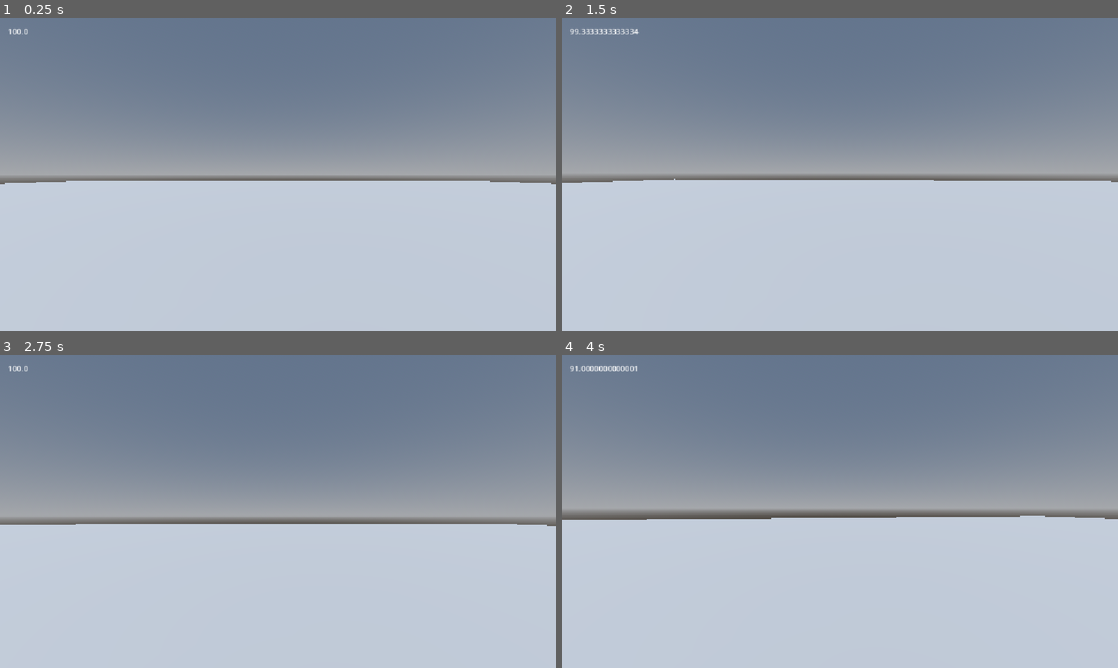
Above: before the commit, frames 1-4 (two rows, left to right).
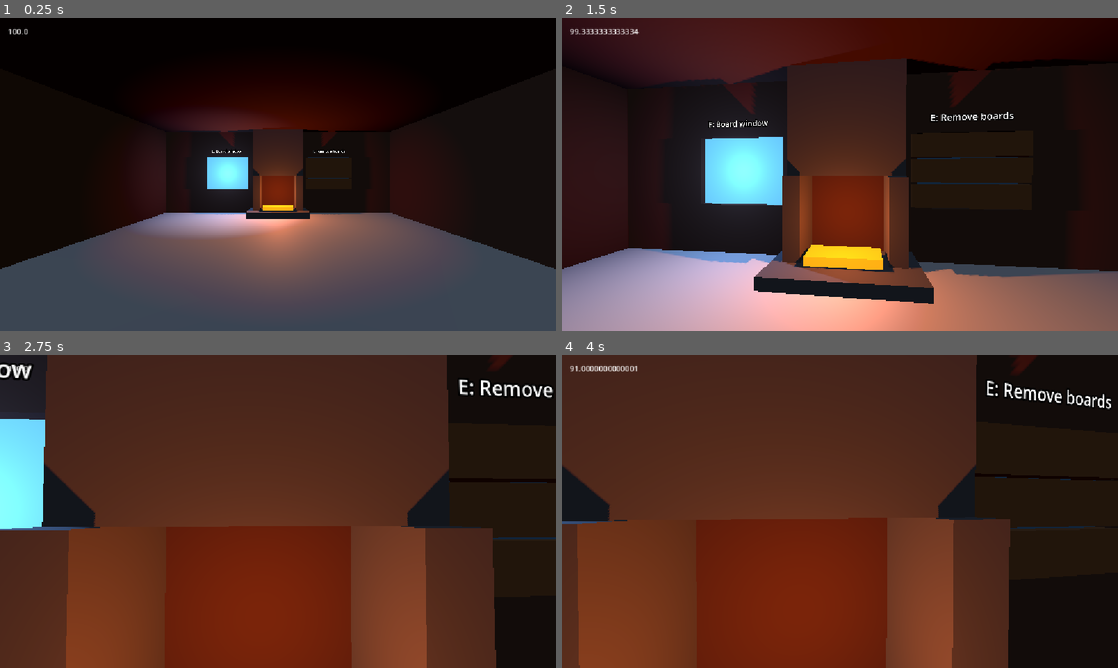
Above: after the commit, the same moments.

Repository: EarthDeparture/brave_and_cold
Game: Godot game, scene res://scenes/main.tscn
Two runs of this game, one before a commit and one after it. Both use one fixed random seed, a clock stepped at 60 frames per second and the inputs below.
Inputs (mouse positions are in pixels of both pictures, inside the frame that each line leads up to):
- Up to frame 1 (0.25 s): no input
- Up to frame 2 (1.5 s): tap Enter at 0.5 s; move the mouse to (867, 174) at 0.52 s; hold E (interact, bound only after the commit) 0.53-1.28 s; hold W (move_up) from 0.53 s (still down); click (867, 174) at 0.67 s; move the mouse to (812, 174) at 1.27 s; tap Shift (sprint) at 1.35 s; click (812, 174) at 1.42 s
- Up to frame 3 (2.75 s): keep holding W (move_up); tap E (interact, bound only after the commit) at 1.55 s; move the mouse to (289, 505) at 2.02 s; hold E (interact, bound only after the commit) from 2.03 s (still down); click (289, 505) at 2.17 s
- Up to frame 4 (4 s): keep holding W (move_up); move the mouse to (834, 517) at 2.77 s; release E (interact, bound only after the commit) at 2.78 s; tap E (interact, bound only after the commit) at 2.85, 3.8 s; click (834, 517) at 2.92 s; tap Space at 3.5 s; move the mouse to (878, 514) at 3.52 s; hold Shift (sprint) from 3.53 s (still down); click (878, 514) at 3.67 s

The runs differ from the first frame. In frame 1, 100% of the frame differs, in the area x 0-100%, y 0-100%; in frame 2, 100%; in frame 3, 100%; in frame 4, 100%.

Commit message:
agent(07d9faa3): **Cottage shelter + boardable windows (code)** — small interior scene with a hea

Diff:
--- a/brave-and-cold/project.godot
+++ b/brave-and-cold/project.godot
@@ -25,6 +25,11 @@
 window/stretch/aspect="expand"
 
 [input]
+
+interact={
+"deadzone": 0.2,
+"events": [Object(InputEventKey,"physical_keycode":69)]
+}
 
 move_left={
 "deadzone": 0.2,
--- /dev/null
+++ b/brave-and-cold/scenes/boardable_window.tscn
@@ -0,0 +1,46 @@
+[gd_scene load_steps=7 format=3]
+
+[ext_resource type="Script" path="res://scripts/boardable_window.gd" id="1"]
+[sub_resource type="StandardMaterial3D" id="Glass"]
+albedo_color = Color(0.22, 0.4, 0.55, 1)
+emission_enabled = true
+emission = Color(0.35, 0.6, 0.85, 1)
+[sub_resource type="StandardMaterial3D" id="Wood"]
+albedo_color = Color(0.4, 0.24, 0.1, 1)
+[sub_resource type="BoxMesh" id="Pane"]
+size = Vector3(1.8, 1.4, 0.08)
+[sub_resource type="BoxMesh" id="Board"]
+size = Vector3(2, 0.43, 0.15)
+material = SubResource("Wood")
+[sub_resource type="BoxShape3D" id="Shape"]
+size = Vector3(1.8, 1.4, 0.2)
+
+[node name="BoardableWindow" type="StaticBody3D"]
+script = ExtResource("1")
+[node name="Pane" type="MeshInstance3D" parent="."]
+mesh = SubResource("Pane")
+material_override = SubResource("Glass")
+[node name="CollisionShape3D" type="CollisionShape3D" parent="."]
+shape = SubResource("Shape")
+[node name="Boards" type="Node3D" parent="."]
+visible = false
+[node name="Bottom" type="MeshInstance3D" parent="Boards"]
+position = Vector3(0, -0.46, 0.15)
+mesh = SubResource("Board")
+[node name="Middle" type="MeshInstance3D" parent="Boards"]
+position = Vector3(0, 0, 0.15)
+mesh = SubResource("Board")
+[node name="Top" type="MeshInstance3D" parent="Boards"]
+position = Vector3(0, 0.46, 0.15)
+mesh = SubResource("Board")
+[node name="LightBleed" type="OmniLight3D" parent="."]
+position = Vector3(0, 0, 0.4)
+light_color = Color(0.45, 0.65, 1, 1)
+light_energy = 1.5
+omni_range = 4.0
+shadow_enabled = true
+[node name="Prompt" type="Label3D" parent="."]
+position = Vector3(0, 0.95, 0.25)
+text = "E: Board window"
+font_size = 32
+pixel_size = 0.005
--- /dev/null
+++ b/brave-and-cold/scenes/cottage.tscn
@@ -0,0 +1,18 @@
+[gd_scene load_steps=3 format=3]
+
+[ext_resource type="Script" path="res://scripts/cottage.gd" id="1"]
+[ext_resource type="PackedScene" path="res://scenes/boardable_window.tscn" id="2"]
+
+[node name="Cottage" type="Node3D"]
+script = ExtResource("1")
+[node name="LeftWindow" parent="." instance=ExtResource("2")]
+position = Vector3(-2.2, 1.7, -5)
+[node name="RightWindow" parent="." instance=ExtResource("2")]
+position = Vector3(2.2, 1.7, -5)
+boarded = true
+[node name="HearthLight" type="OmniLight3D" parent="."]
+position = Vector3(0, 0.9, -3.9)
+light_color = Color(1, 0.4, 0.12, 1)
+light_energy = 2.5
+omni_range = 6.0
+shadow_enabled = true
--- a/brave-and-cold/scenes/main.tscn
+++ b/brave-and-cold/scenes/main.tscn
@@ -1,7 +1,9 @@
-[gd_scene load_steps=8 format=3]
+[gd_scene load_steps=9 format=3]
 
 [ext_resource type="PackedScene" path="res://scenes/hud.tscn" id="1_hud"]
 [ext_resource type="PackedScene" path="res://scenes/player.tscn" id="2_player"]
+
+[ext_resource type="PackedScene" path="res://scenes/cottage.tscn" id="3_cottage"]
 
 [sub_resource type="ProceduralSkyMaterial" id="SkyMaterial"]
 
@@ -13,7 +15,7 @@
 sky = SubResource("Sky")
 ambient_light_source = 3
 ambient_light_color = Color(0.7, 0.8, 1, 1)
-ambient_light_energy = 0.5
+ambient_light_energy = 0.12
 
 [sub_resource type="PlaneMesh" id="GroundMesh"]
 size = Vector2(100, 100)
@@ -43,3 +45,5 @@
 position = Vector3(0, 0.1, 4)
 
 [node name="HUD" parent="." instance=ExtResource("1_hud")]
+
+[node name="Cottage" parent="." instance=ExtResource("3_cottage")]
--- /dev/null
+++ b/brave-and-cold/scripts/boardable_window.gd
@@ -0,0 +1,25 @@
+extends StaticBody3D
+## Each window owns its material so boarding never changes another window.
+
+@export var boarded: bool = false:
+	set(value):
+		boarded = value
+		if is_node_ready():
+			_apply_state()
+
+
+func _ready() -> void:
+	$Pane.material_override = $Pane.material_override.duplicate()
+	_apply_state()
+
+
+func toggle_boarded() -> void:
+	boarded = not boarded
+
+
+func _apply_state() -> void:
+	$Boards.visible = boarded
+	$LightBleed.visible = not boarded
+	$LightBleed.light_energy = 0.0 if boarded else 1.5
+	$Pane.material_override.emission_enabled = not boarded
+	$Prompt.text = "E: Remove boards" if boarded else "E: Board window"
--- /dev/null
+++ b/brave-and-cold/scripts/cottage.gd
@@ -0,0 +1,45 @@
+extends Node3D
+## Compact blockout interior. Window openings are left in the north wall.
+
+
+func _ready() -> void:
+	var wood := Color(0.23, 0.14, 0.085)
+	var stone := Color(0.24, 0.25, 0.27)
+	_box("Floor", Vector3(10, 0.2, 10), Vector3(0, -0.1, 0), wood)
+	_box("Roof", Vector3(10.4, 0.3, 10.4), Vector3(0, 3.65, 0), wood)
+	_box("WestWall", Vector3(0.3, 3.6, 10), Vector3(-5, 1.8, 0), wood)
+	_box("EastWall", Vector3(0.3, 3.6, 10), Vector3(5, 1.8, 0), wood)
+	_box("SouthWall", Vector3(10, 3.6, 0.3), Vector3(0, 1.8, 5), wood)
+	_box("NorthSill", Vector3(10, 1, 0.3), Vector3(0, 0.5, -5), wood)
+	_box("NorthLintel", Vector3(10, 1.2, 0.3), Vector3(0, 3, -5), wood)
+	_box("NorthCenter", Vector3(2.6, 1.4, 0.3), Vector3(0, 1.7, -5), wood)
+	for side in [-1, 1]:
+		_box("NorthEnd", Vector3(1.9, 1.4, 0.3), Vector3(side * 4.05, 1.7, -5), wood)
+	_box("Hearth", Vector3(2.4, 0.2, 1.2), Vector3(0, 0.1, -4.2), stone)
+	_box("Chimney", Vector3(2.0, 2, 0.6), Vector3(0, 2.6, -4.6), stone)
+	for side in [-1, 1]:
+		_box("HearthPillar", Vector3(0.3, 1.4, 0.8), Vector3(side * 0.85, 0.9, -4.5), stone)
+	_box("Embers", Vector3(1.2, 0.15, 0.5), Vector3(0, 0.3, -4.2), Color(1, 0.22, 0.025), true)
+
+
+func _box(label: String, size: Vector3, location: Vector3, color: Color, glowing: bool = false) -> void:
+	var body := StaticBody3D.new()
+	body.name = label
+	body.position = location
+	var mesh := MeshInstance3D.new()
+	var box := BoxMesh.new()
+	box.size = size
+	mesh.mesh = box
+	var material := StandardMaterial3D.new()
+	material.albedo_color = color
+	material.emission_enabled = glowing
+	material.emission = color
+	material.emission_energy_multiplier = 3.0
+	mesh.material_override = material
+	body.add_child(mesh)
+	var collision := CollisionShape3D.new()
+	var shape := BoxShape3D.new()
+	shape.size = size
+	collision.shape = shape
+	body.add_child(collision)
+	add_child(body)
--- a/brave-and-cold/scripts/player.gd
+++ b/brave-and-cold/scripts/player.gd
@@ -12,7 +12,9 @@
 
 
 func _unhandled_input(event: InputEvent) -> void:
-	if event.is_action_pressed("ui_cancel"):
+	if event.is_action_pressed("interact") and not event.is_echo() and Input.mouse_mode == Input.MOUSE_MODE_CAPTURED:
+		_interact()
+	elif event.is_action_pressed("ui_cancel"):
 		Input.mouse_mode = Input.MOUSE_MODE_VISIBLE
 	elif event is InputEventMouseButton and event.button_index == MOUSE_BUTTON_LEFT and event.pressed:
 		Input.mouse_mode = Input.MOUSE_MODE_CAPTURED
@@ -34,3 +36,12 @@
 	velocity.x = direction.x * speed
 	velocity.z = direction.z * speed
 	move_and_slide()
+
+
+func _interact() -> void:
+	var start := camera.global_position
+	var query := PhysicsRayQueryParameters3D.create(start, start - camera.global_basis.z * 3.0)
+	query.exclude = [get_rid()]
+	var hit := get_world_3d().direct_space_state.intersect_ray(query)
+	if not hit.is_empty() and hit.collider.has_method("toggle_boarded"):
+		hit.collider.toggle_boarded()
--- /dev/null
+++ b/brave-and-cold/tests/test_cottage.gd
@@ -0,0 +1,51 @@
+extends SceneTree
+## godot --headless --path brave-and-cold --script res://tests/test_cottage.gd
+
+var failures := 0
+
+
+func _init() -> void:
+	call_deferred("_run")
+
+
+func _run() -> void:
+	var world = load("res://scenes/main.tscn").instantiate()
+	root.add_child(world)
+	var cottage = world.get_node("Cottage")
+	var left = cottage.get_node("LeftWindow")
+	var right = cottage.get_node("RightWindow")
+	_check(not left.boarded and right.boarded, "scene initializes both states")
+	_check(right.get_node("Boards").visible and not right.get_node("LightBleed").visible, "initial boards block light")
+	_check(not right.get_node("Pane").material_override.emission_enabled, "initial boards block emission")
+	for index in range(4):
+		left.toggle_boarded()
+		_check(left.get_node("Boards").visible == left.boarded, "boards follow state")
+		_check(left.get_node("LightBleed").visible != left.boarded, "light visibility follows state")
+		_check((left.get_node("LightBleed").light_energy == 0.0) == left.boarded, "boarding removes light energy")
+		_check(left.get_node("Pane").material_override.emission_enabled != left.boarded, "boarding blocks material emission")
+		_check(right.boarded and not right.get_node("Pane").material_override.emission_enabled, "windows remain independent")
+	var player = world.get_node("Player")
+	player.set_physics_process(false)
+	player.position = Vector3(-2.2, 0, 0)
+	await physics_frame
+	await physics_frame
+	player._interact()
+	_check(not left.boarded, "distant interaction is ignored")
+	player.position.z = -3
+	await physics_frame
+	await physics_frame
+	player._interact()
+	_check(left.boarded, "nearby aimed interaction boards window")
+	player._interact()
+	_check(not left.boarded, "nearby interaction removes boards")
+	_check(cottage.has_node("Hearth") and cottage.has_node("Roof"), "shelter includes hearth and roof")
+	_check(cottage.get_node("HearthLight").light_energy > 0, "hearth remains lit")
+	world.free()
+	print("Cottage tests: %d failures." % failures)
+	quit(0 if failures == 0 else 1)
+
+
+func _check(condition: bool, label: String) -> void:
+	if not condition:
+		push_error("FAIL: " + label)
+		failures += 1
--- a/brave-and-cold/tests/test_player.gd
+++ b/brave-and-cold/tests/test_player.gd
@@ -58,7 +58,8 @@
 	_check(Input.mouse_mode == Input.MOUSE_MODE_VISIBLE, "escape releases mouse")
 	player.free()
 	var world = load("res://scenes/main.tscn").instantiate()
-	world.get_node("Player").position.y = 3.0
+	# Start below the cottage ceiling, with room for the player capsule.
+	world.get_node("Player").position.y = 1.5
 	root.add_child(world)
 	for frame in range(60):
 		await physics_frame
Not shown, added: brave-and-cold/scripts/boardable_window.gd.uid
Not shown, added: brave-and-cold/scripts/cottage.gd.uid
Not shown, added: brave-and-cold/tests/test_cottage.gd.uid
Not shown, added: brave-and-cold/tests/test_player.gd.uid
Not shown, added: brave-and-cold/docs/cottage-review.md
